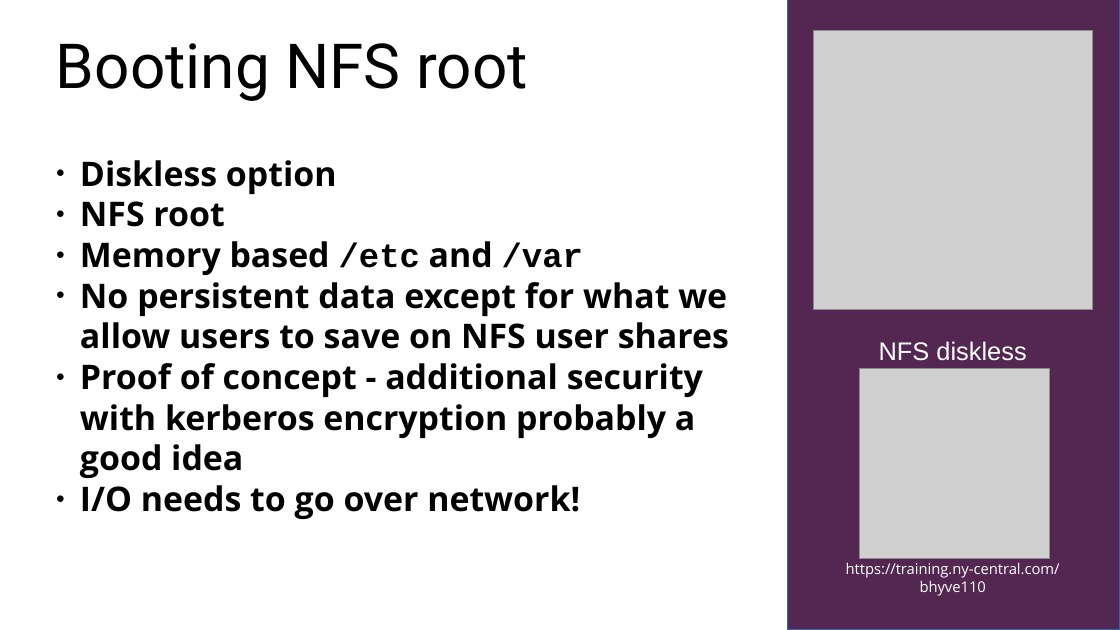
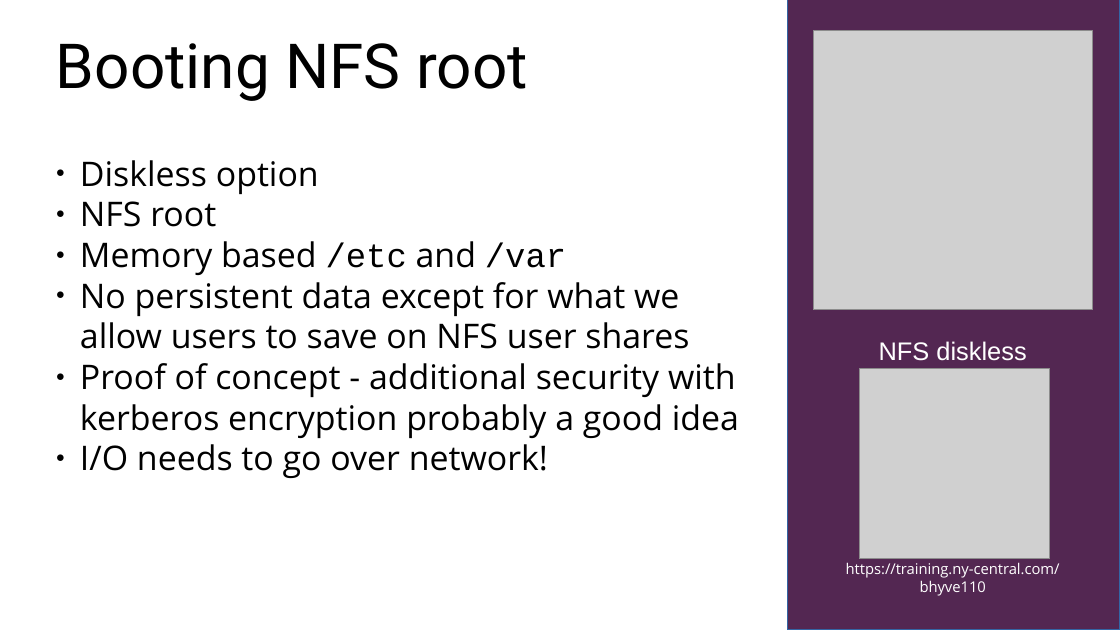
Before and after one commit to christian-moerz/eurobsdcon24, a slide deck: slide 33 of slides/bhyve jailed.odp (slide 32 before the commit). Drawn at 1120x630 pixels with LibreOffice and Linux fonts; fonts in the diff are those of the drawing; grey boxes stand for pictures. Boxes give left, top, right and bottom in pixels: in the first picture for what was removed or moved away, otherwise in the second. Text is boxed around its words. In the diff, an @@ line names an element or a change of style, - is before the commit and + after.

```diff
--- a/slides/bhyve jailed.odp
+++ b/slides/bhyve jailed.odp
@@ subtitle "Diskless option" at (80, 160, 739, 478): bold off @@
```
Also in this commit, not shown: 1 slide added, 4 other files.
